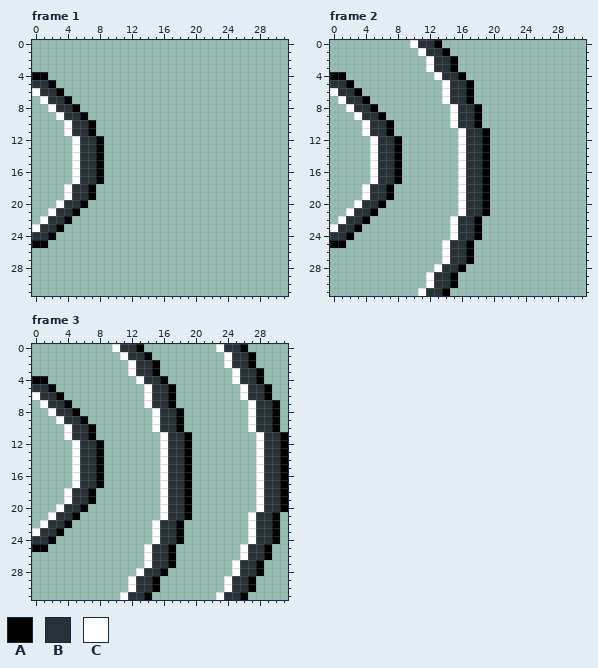
Edited in one commit: pixel-art file (Assets/Sprites/AttackCat/SonnarAttack.aseprite). That is the earlier state.
32x32 pixels, 3 frames. Shown: frame 1, frame 2, frame 3.
Palette (. is transparent): A #000000  B #263238  C #ffffff
Now the later version:
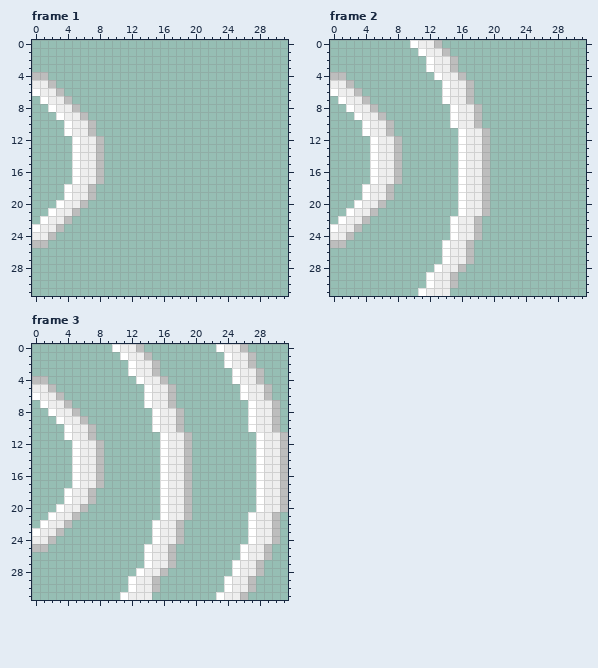
What changed:
@@ palette @@
-A #000000
+A #bdbdbd
-B #263238
+B #eeeeee
--- frame 2
@@ x 12..16 @@
 30 CBBA.
-31 BBA..
+31 BBB..
--- frame 3: the same change as frame 2
